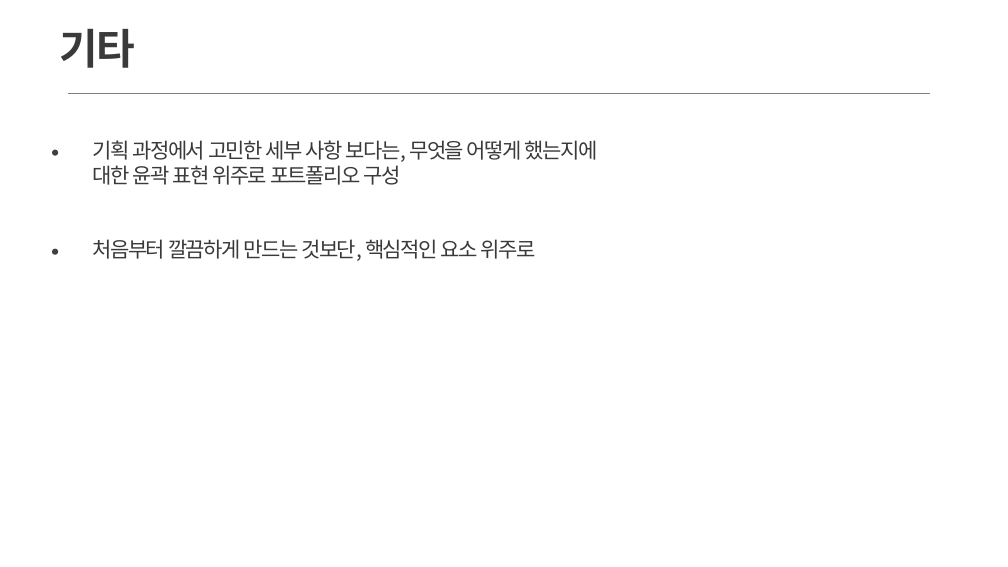
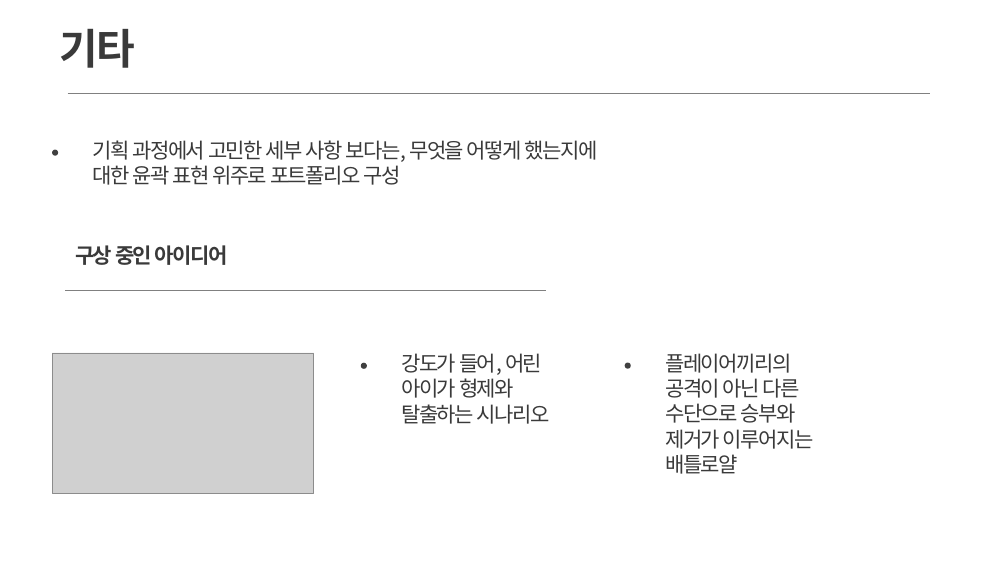
Before and after one commit to IdfKLeh/capstone, a slide deck: slide 7 of for_school/portfolio/포트폴리오.pptx. Drawn at 1008x567 pixels with LibreOffice and Linux fonts; fonts in the diff are those of the drawing; grey boxes stand for pictures. Boxes give left, top, right and bottom in pixels: in the first picture for what was removed or moved away, otherwise in the second. Text is boxed around its words. In the diff, an @@ line names an element or a change of style, - is before the commit and + after.

```diff
--- a/for_school/portfolio/포트폴리오.pptx
+++ b/for_school/portfolio/포트폴리오.pptx
@@ text added at (75, 245, 228, 265), 20 pt, text #3A3A3A, bold @@
+구상 중인 아이디어
@@ line added from (65, 290) to (547, 290), #808080 0.25 pt @@
@@ picture added at (52, 353, 314, 494) @@
@@ text at (401, 353, 550, 424): text changed @@
-처음부터 깔끔하게 만드는 것보단, 핵심적인 요소 위주로
+강도가 들어, 어린 아이가 형제와 탈출하는 시나리오
@@ text added at (665, 353, 813, 474), 20 pt, text #3A3A3A @@
+플레이어끼리의 공격이 아닌 다른 수단으로 승부와 제거가 이루어지는 배틀로얄
@@ ellipse: place and size @@
-ellipse at (52, 249, 58, 255)
+ellipse at (361, 363, 367, 369)
@@ ellipse added at (625, 363, 631, 369), fill #404040 @@
```
Also in this commit, not shown: 1 slide added, 2 other files.
